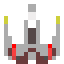
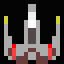
Layered file, before and after one edit (64x64). Changes by layer:
showed "Background" over [0, 0, 64, 64]
